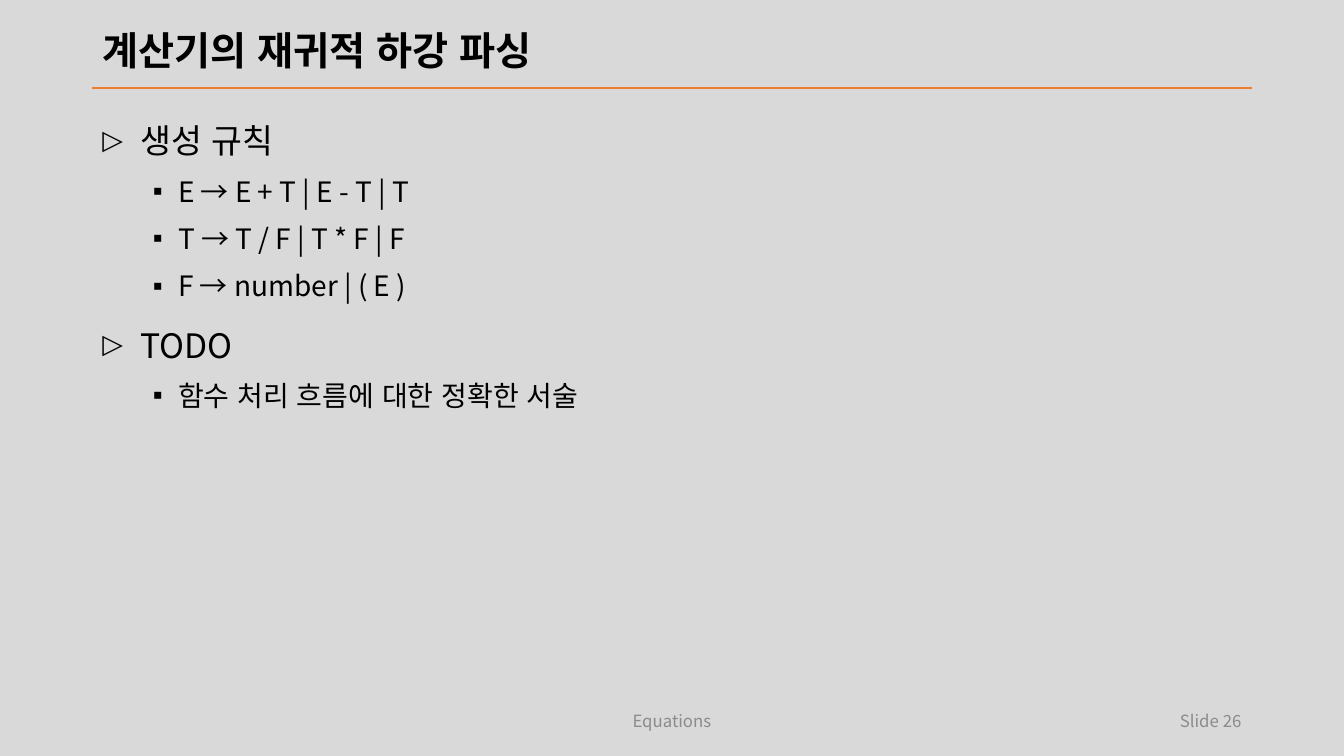
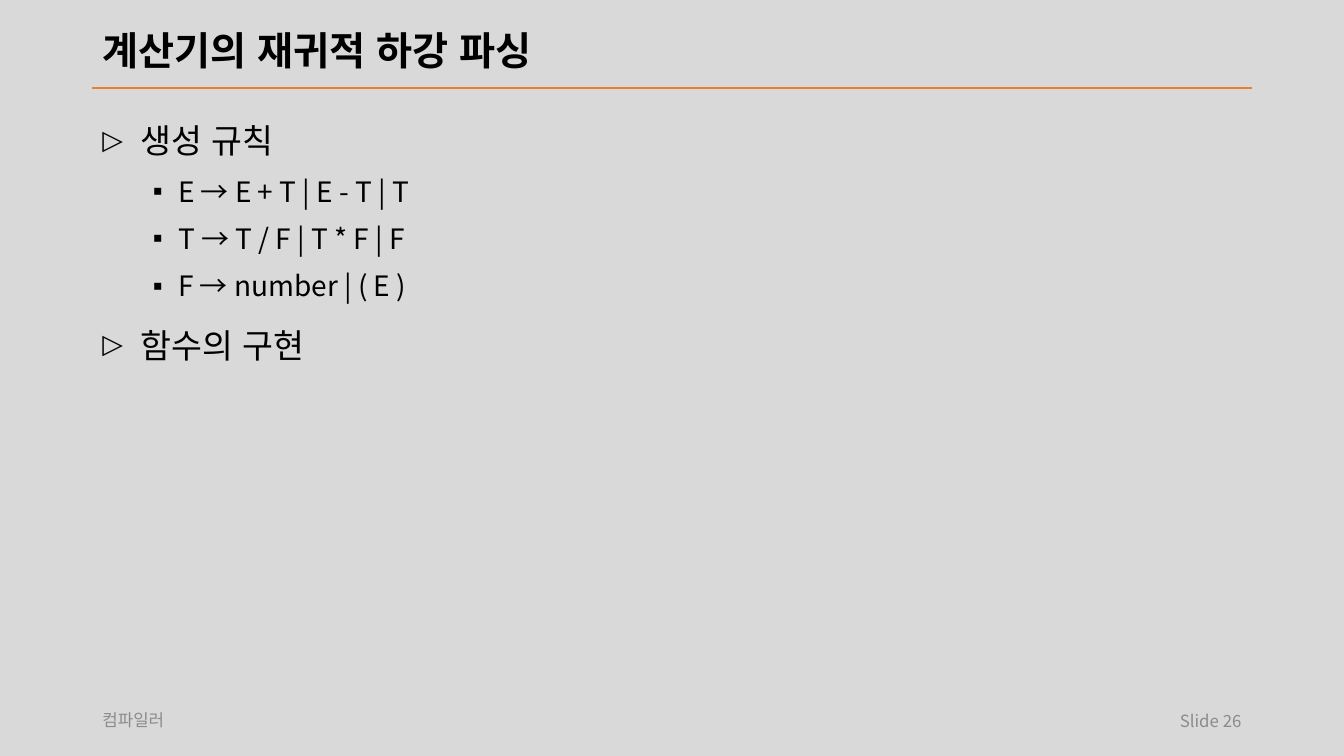
Before and after one commit to laxtools/article, a slide deck: slide 26 of programming/compiler/lecture/note.pptx. Drawn at 1344x756 pixels with LibreOffice and Linux fonts; fonts in the diff are those of the drawing. Boxes give left, top, right and bottom in pixels: in the first picture for what was removed or moved away, otherwise in the second. Text is boxed around its words. In the diff, an @@ line names an element or a change of style, - is before the commit and + after.

```diff
--- a/programming/compiler/lecture/note.pptx
+++ b/programming/compiler/lecture/note.pptx
@@ text at [140, 330, 304, 361]: text changed; size 20 to 24 pt @@
-▷ TODO
-  ▪ 함수 처리 흐름에 대한 정확한 서술
+▷ 함수의 구현
@@ text added at [102, 712, 164, 727], 12 pt, text #8C8C8C @@
+컴파일러
@@ text removed at [633, 714, 712, 731] @@
-Equations
```
Also in this commit, not shown: 70 other slides changed, 4 slides added, 3 slides removed, 5 other files.
